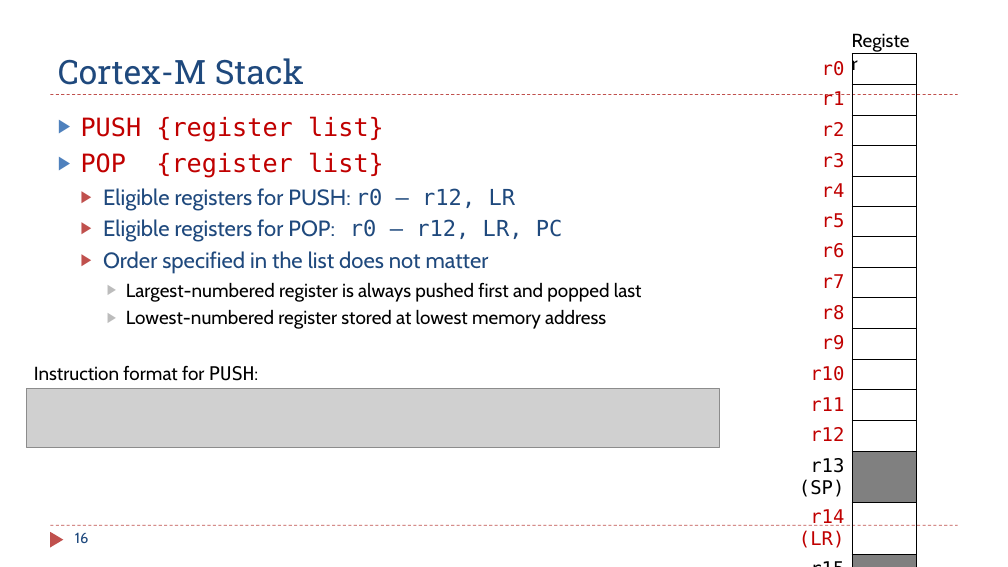
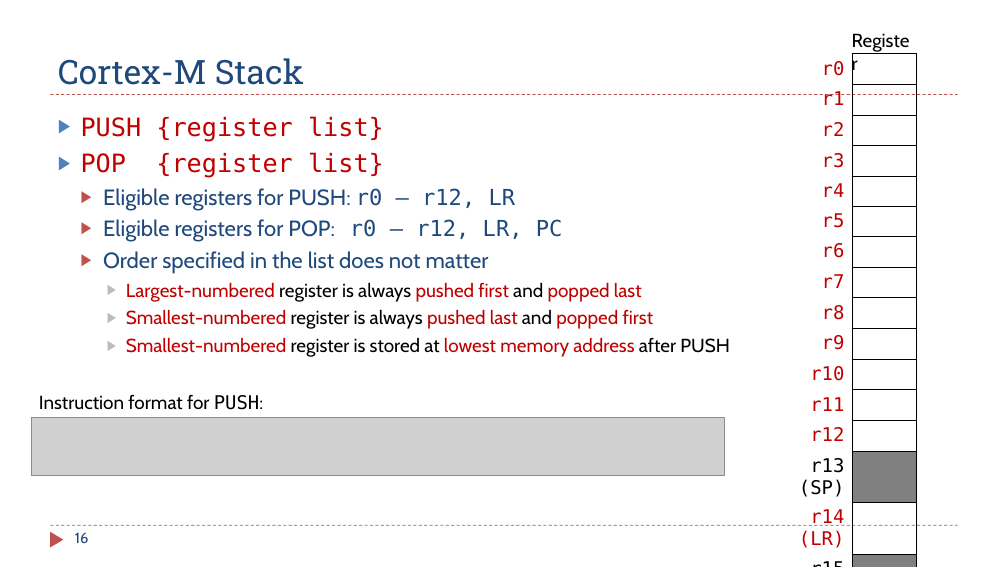
Before and after one commit to guhofstra/CSC111Fa25, a slide deck: slide 16 of PPTs/Ch8_ARM_Subroutines_2_Stack_Preserve_Environment.pptx. Drawn at 1008x567 pixels with LibreOffice and Linux fonts; fonts in the diff are those of the drawing; grey boxes stand for pictures. Boxes give left, top, right and bottom in pixels: in the first picture for what was removed or moved away, otherwise in the second. Text is boxed around its words. In the diff, an @@ line names an element or a change of style, - is before the commit and + after.

```diff
--- a/PPTs/Ch8_ARM_Subroutines_2_Stack_Preserve_Environment.pptx
+++ b/PPTs/Ch8_ARM_Subroutines_2_Stack_Preserve_Environment.pptx
@@ text at [126,282,642,302]: text colour #000000 to #C00000 in "Largest-numbered pushed first popped last" @@
@@ text at [126,309,730,357]: text changed; text colour #000000 to #C00000 @@
-    ▶ Lowest-numbered register stored at lowest memory address
+    ▶ Smallest-numbered register is always pushed last and popped first
+    ▶ Smallest-numbered register is stored at lowest memory address after PUSH
@@ text "Instruction format for PUSH:": place and size @@
-text "Instruction format for PUSH:" at [34,366,258,381]
+text "Instruction format for PUSH:" at [39,395,263,410]
@@ picture: place and size @@
-picture at [26,389,720,448]
+picture at [32,417,725,476]
```
Also in this commit, not shown: 21 other slides changed, 3 other files.
